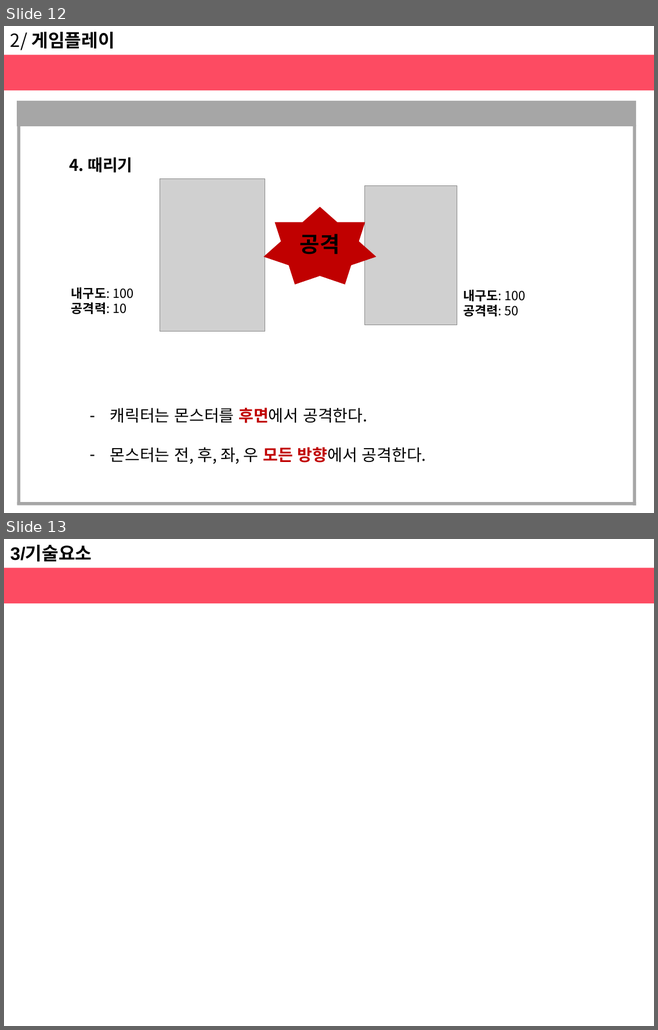
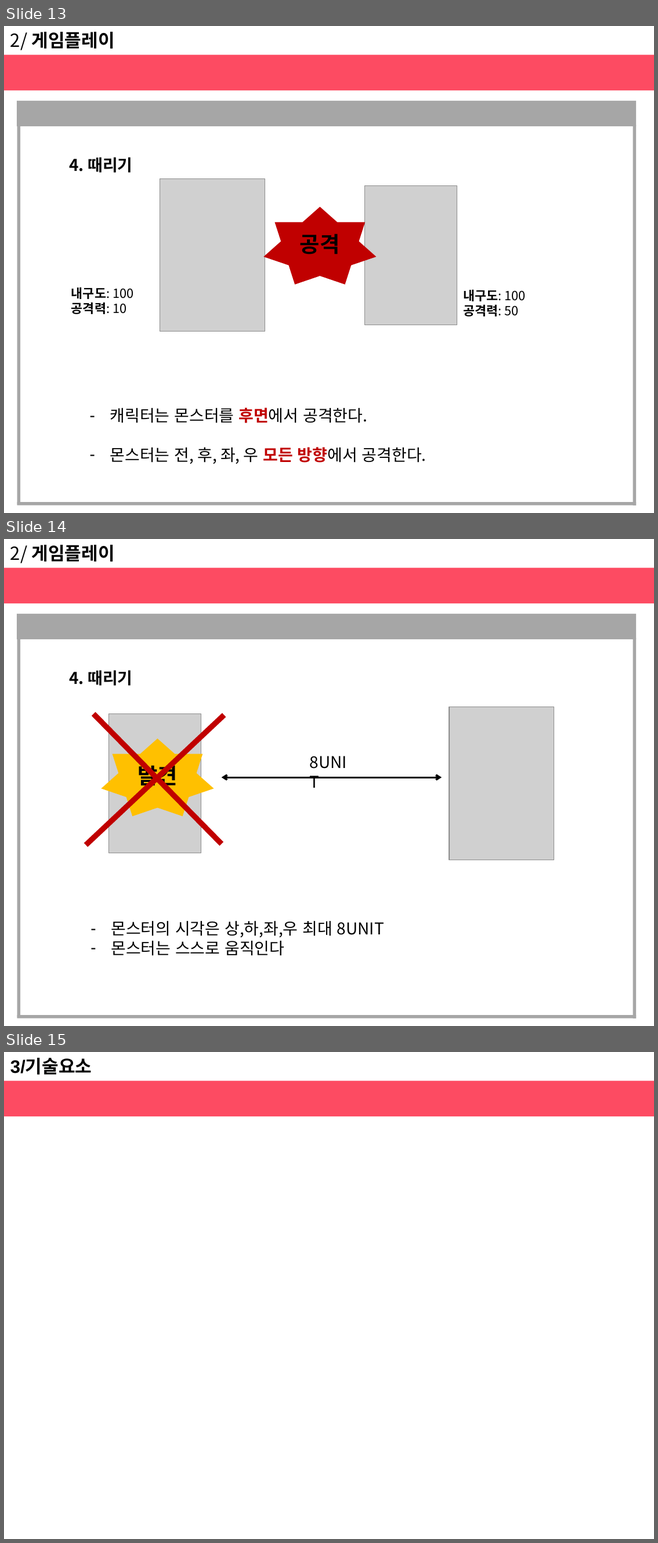
Before and after one commit to haeunjung/Team_Project, a slide deck: 기획문서/게임 제안서.pptx. Shown one above the other, each under a label of ours: slides 12 and 13 before the commit, slides 13, 14 and 15 after it. The pictures are 658x1030 and 658x1543 pixels, drawn with LibreOffice and Linux fonts; fonts in the diff are those of the drawing; grey boxes stand for pictures. Boxes give left, top, right and bottom in pixels: in the first picture for what was removed or moved away, otherwise in the second. Text is boxed around its words. In the diff, an @@ line names an element or a change of style, - is before the commit and + after.

Commit message:
11.29
게임 플레이 중심 요소  (몬스터의 공격과 캐릭터가 몬스터를 공격하는 조건) 추가

```diff
--- a/기획문서/게임 제안서.pptx
+++ b/기획문서/게임 제안서.pptx
@@ slide 14 added at [4, 539, 654, 1026], background #FFFFFF @@
@@ text added at [10, 545, 114, 563], 20 pt, text #000000, bold @@
+2/ 게임플레이
@@ rectangle added at [4, 567, 654, 603], fill #FD4B62 @@
@@ rectangle added at [17, 614, 636, 639], fill #A6A6A6 @@
@@ rectangle added at [17, 637, 20, 1017], fill #A6A6A6 @@
@@ rectangle added at [632, 638, 636, 1019], fill #A6A6A6 @@
@@ text added at [69, 670, 132, 686], 18 pt, text #000000, bold @@
+4. 때리기
@@ picture added at [449, 707, 554, 860] @@
@@ line added from (86, 845) to (224, 715), #C00000 6 pt @@
@@ line added from (94, 714) to (221, 843), #C00000 6 pt @@
@@ picture added at [108, 714, 201, 853] @@
@@ star added at [101, 739, 214, 816], fill #FFC000, 24 pt, text #000000, bold @@
+발견
@@ double arrow added from (221, 777) to (441, 777), #000000 2 pt @@
@@ text added at [111, 921, 333, 956], 18 pt, text #000000 @@
+– 몬스터의 시각은 상,하,좌,우 최대 8UNIT
+– 몬스터는 스스로 움직인다
@@ text added at [337, 922, 384, 935], 18 pt, text #000000 @@
+8UNIT
@@ rectangle added at [17, 1015, 636, 1019], fill #A6A6A6 @@
@@ what was slide 12 is now slide 13 @@
@@ what was slide 13 is now slide 15 @@
```
Also in this commit, not shown: 3 slides changed, 1 other slide added.
